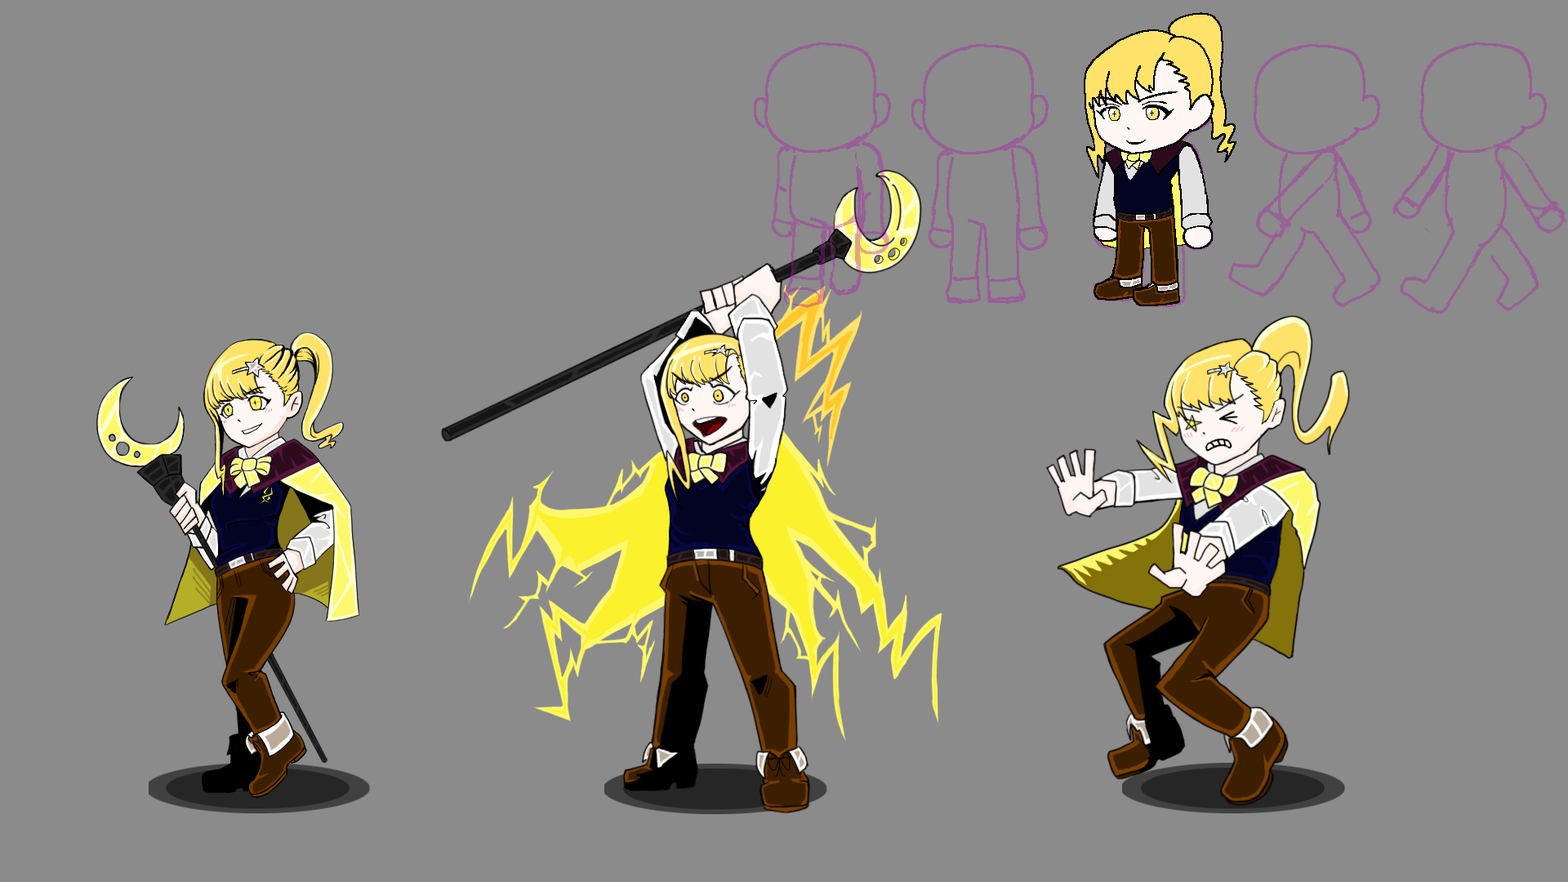
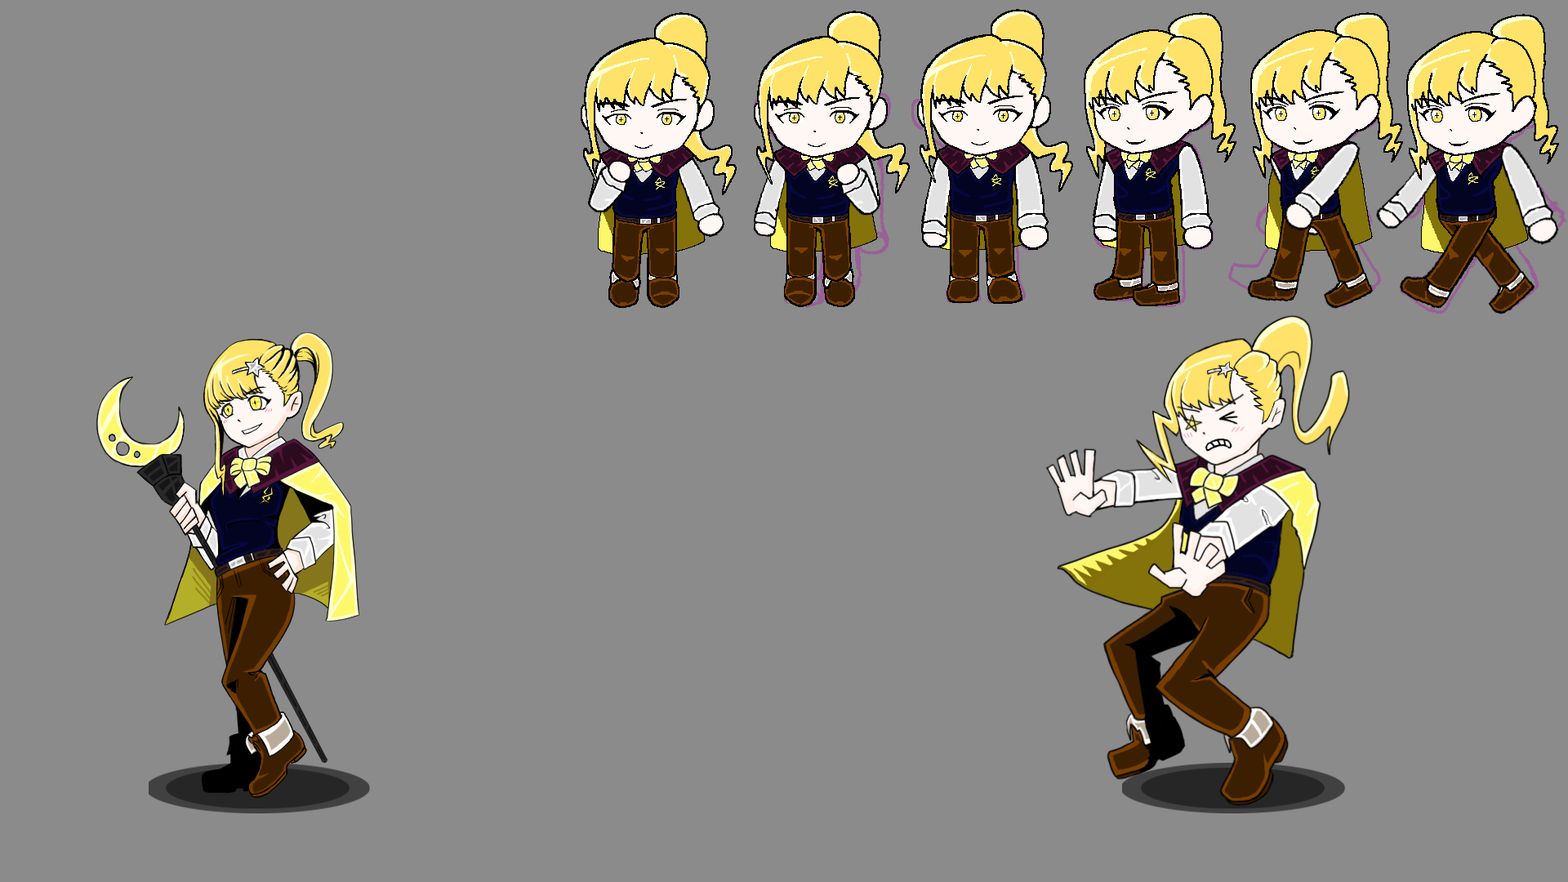
Two versions of the same layered image (1568 x 882). Layer-by-layer changes:
added group "sd앞" with 77 layers above "sd옆" over <box>580,8,1074,308</box>
added group "전진2" (1st of 2, in "sd앞") with 26 layers in group "sd앞" over <box>580,12,737,308</box>
added group "몸통" (1st of 6, in "sd앞" › "전진2") with 6 layers in group "전진2" over <box>580,12,737,219</box>
added layer "몸통선" (1st of 3, in "sd앞" › "전진2" › "몸통") in group "몸통" over <box>580,12,737,219</box>
added layer "몸통채색" (1st of 3, in "sd앞" › "전진2" › "몸통") in group "몸통" over <box>582,13,735,219</box>
added group "전진1" (1st of 2, in "sd앞") with 26 layers in group "sd앞" over <box>752,10,910,308</box>
added group "몸통" (2nd of 6, in "sd앞" › "전진1") with 6 layers in group "전진1" over <box>753,10,910,218</box>
added layer "몸통선" (2nd of 3, in "sd앞" › "전진1" › "몸통") in group "몸통" over <box>753,10,910,218</box>
added layer "몸통채색" (2nd of 3, in "sd앞" › "전진1" › "몸통") in group "몸통" over <box>755,12,909,218</box>
added group "정지" (1st of 2, in "sd앞") with 22 layers in group "sd앞" over <box>917,8,1074,304</box>
added group "몸통" (3rd of 6, in "sd앞" › "정지") with 6 layers in group "정지" over <box>917,8,1074,216</box>
added layer "몸통선" (3rd of 3, in "sd앞" › "정지" › "몸통") in group "몸통" over <box>917,8,1074,216</box>
added layer "몸통채색" (3rd of 3, in "sd앞" › "정지" › "몸통") in group "몸통" over <box>918,10,1072,216</box>
added group "전진2" (2nd of 2, in "sd옆") with 23 layers in group "sd옆" over <box>1375,13,1560,315</box>
added group "몸통" (4th of 6, in "sd옆" › "전진2") with 7 layers in group "전진2" over <box>1406,13,1560,218</box>
added layer "선" (13th of 25, in "sd옆" › "전진2" › "몸통") in group "몸통" over <box>1406,13,1560,218</box>
added group "전진1" (2nd of 2, in "sd옆") with 23 layers in group "sd옆" over <box>1247,12,1404,309</box>
added group "몸통" (5th of 6, in "sd옆" › "전진1") with 7 layers in group "전진1" over <box>1250,12,1404,216</box>
hid group "전격족 시전" (15 layers) over <box>440,169,962,815</box>
…and 45 more changes (42 added, 2 painted, 2 stack)